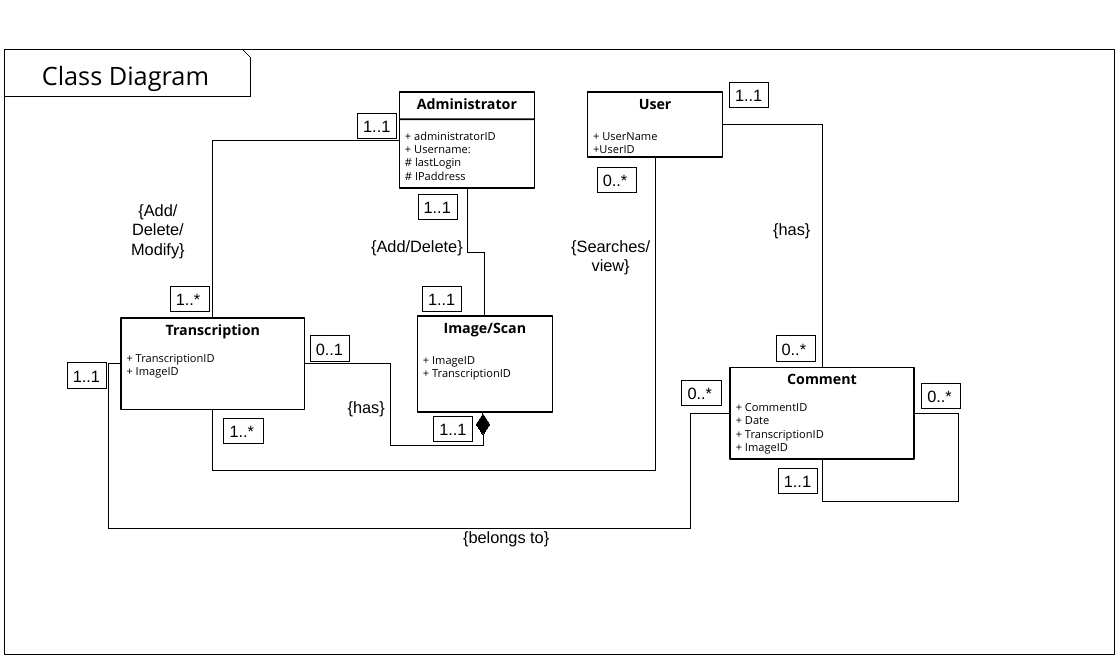
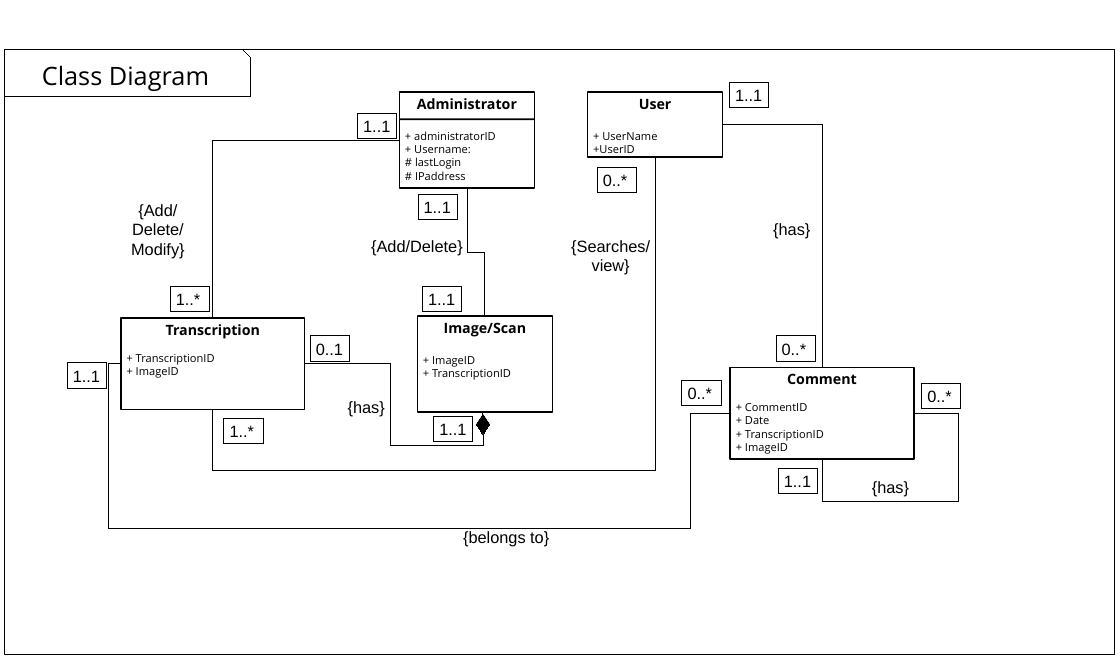
Before and after one commit to rst0git/LACR-Demo, a slide deck: slide 1 of coursework/Diagrams/Class-Diagram/Class_Diagram-v0.0.6.odp. Drawn at 1120x672 pixels with LibreOffice and Linux fonts; fonts in the diff are those of the drawing. Boxes give left, top, right and bottom in pixels: in the first picture for what was removed or moved away, otherwise in the second. Text is boxed around its words. In the diff, an @@ line names an element or a change of style, - is before the commit and + after.

```diff
--- a/coursework/Diagrams/Class-Diagram/Class_Diagram-v0.0.6.odp
+++ b/coursework/Diagrams/Class-Diagram/Class_Diagram-v0.0.6.odp
@@ text added at [872,481,909,497], 20.7 pt, text #000000 @@
+{has}
```
Also in this commit, not shown: 3 other files.
